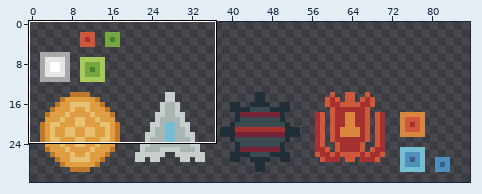
One commit to this sprite sheet: assets/textures/sprite-atlas.png. The first picture is a wide view before the edit; the outline marks the close-up.
Close-up. First the earlier version:
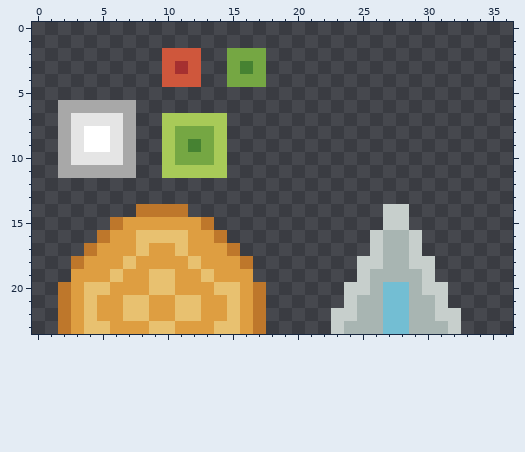
The file is 128x32 pixels. Shown: x 0..36, y 0..23. The wide view leaves out empty margins.
After:
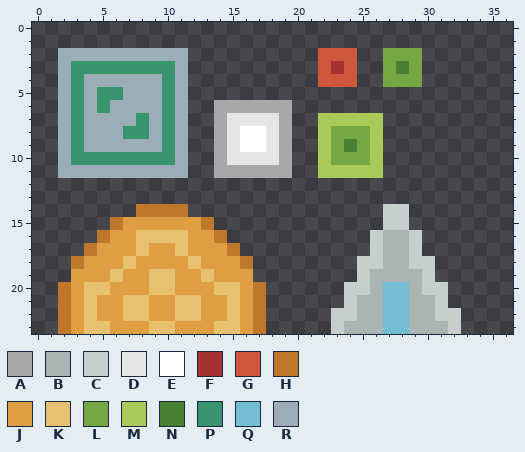
Palette (. is transparent): A #a8a8a8  B #a8b5b2  C #c7cfcc  D #e5e5e5  E #ffffff  F #a53030  G #cf573c  H #be772b  J #de9e41  K #e8c170  L #75a743  M #a8ca58  N #468232  P #37946e  Q #73bed3  R #9badb7
Changes in this commit:
@@ x 0..36 @@
  1 .....................................
- 2 ..........GGG..LLL...................
- 3 ..........GFG..LNL...................
- 4 ..........GGG..LLL...................
- 5 .....................................
- 6 ..AAAAAA.............................
- 7 ..ADDDDA..MMMMM......................
- 8 ..ADEEDA..MLLLM......................
- 9 ..ADEEDA..MLNLM......................
-10 ..ADDDDA..MLLLM......................
-11 ..AAAAAA..MMMMM......................
+ 2 ..RRRRRRRRRR..........GGG..LLL.......
+ 3 ..RPPPPPPPPR..........GFG..LNL.......
+ 4 ..RPRRRRRRPR..........GGG..LLL.......
+ 5 ..RPRPPRRRPR.........................
+ 6 ..RPRPRRRRPR..AAAAAA.................
+ 7 ..RPRRRRPRPR..ADDDDA..MMMMM..........
+ 8 ..RPRRRPPRPR..ADEEDA..MLLLM..........
+ 9 ..RPRRRRRRPR..ADEEDA..MLNLM..........
+10 ..RPPPPPPPPR..ADDDDA..MLLLM..........
+11 ..RRRRRRRRRR..AAAAAA..MMMMM..........
 12 .....................................
Pixel boxes of the changes (left, top, right, bottom) in both close-ups:
changed: (58, 48, 422, 178)
